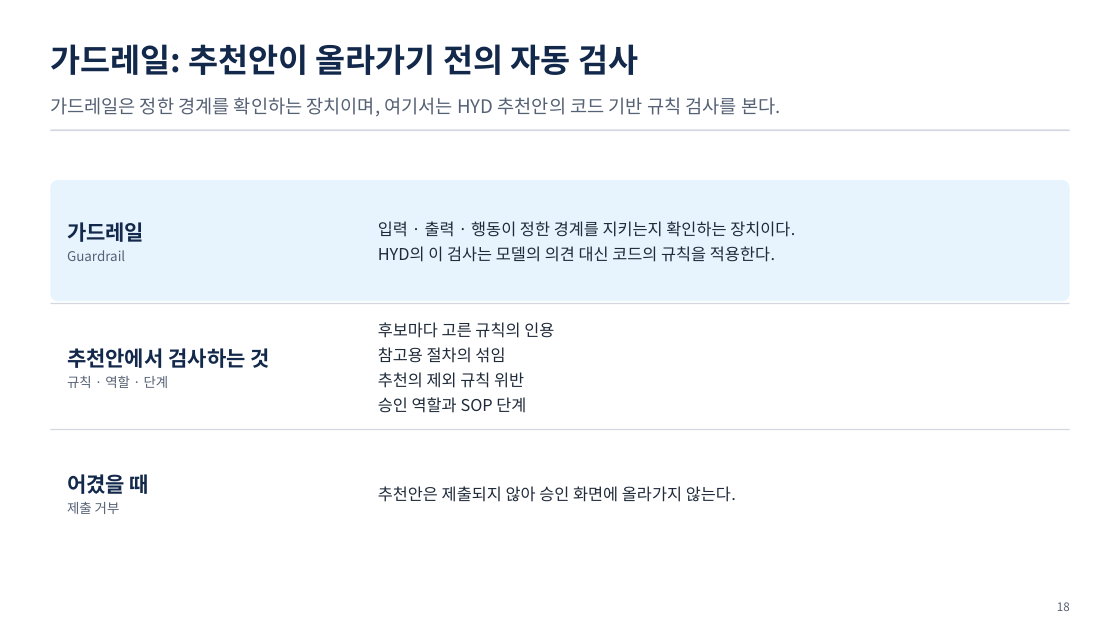
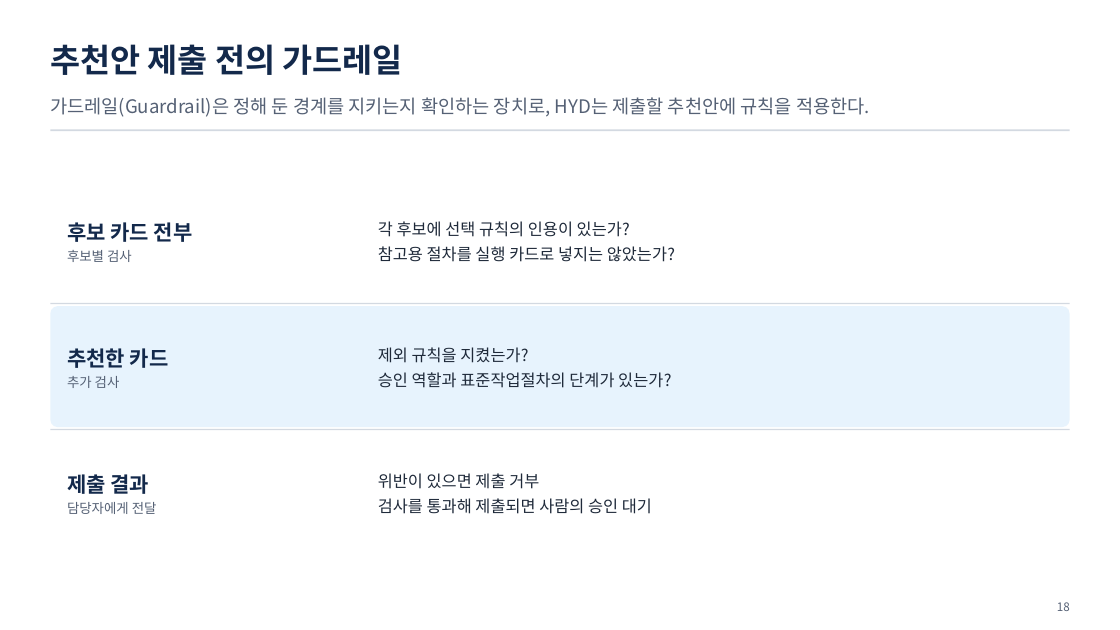
Before and after one commit to uengine-oss/hyd-iot-edu, a slide deck: slide 18 of workspace/강의제작/산출물/통합반/이론/07회차/통합반_07일차.pptx. Drawn at 1120x630 pixels with LibreOffice and Linux fonts; fonts in the diff are those of the drawing. Boxes give left, top, right and bottom in pixels: in the first picture for what was removed or moved away, otherwise in the second. Text is boxed around its words. In the diff, an @@ line names an element or a change of style, - is before the commit and + after.

Commit message:
통합반 7회차 14~19장의 권한·결정 기록·조건 재검사와 71행 본문 953초를 검증

```diff
--- a/workspace/강의제작/산출물/통합반/이론/07회차/통합반_07일차.pptx
+++ b/workspace/강의제작/산출물/통합반/이론/07회차/통합반_07일차.pptx
@@ text at [50,44,403,75]: text changed @@
-가드레일: 추천안이 올라가기 전의 자동 검사
+추천안 제출 전의 가드레일
@@ text at [50,97,870,117]: text changed @@
-가드레일은 정한 경계를 확인하는 장치이며, 여기서는 HYD 추천안의 코드 기반 규칙 검사를 본다.
+가드레일(Guardrail)은 정해 둔 경계를 지키는지 확인하는 장치로, HYD는 제출할 추천안에 규칙을 적용한다.
@@ text at [67,222,193,262]: text changed; size 11.5 to 18 pt; text colour #556175 to #13294B; bold on @@
-가드레일
-Guardrail
+후보 카드 전부
+후보별 검사
@@ text at [378,221,675,262]: text changed @@
-입력 · 출력 · 행동이 정한 경계를 지키는지 확인하는 장치이다.
-HYD의 이 검사는 모델의 의견 대신 코드의 규칙을 적용한다.
+각 후보에 선택 규칙의 인용이 있는가?
+참고용 절차를 실행 카드로 넣지는 않았는가?
@@ rounded rectangle: place and size @@
-rounded rectangle at [50,181,1070,302]
+rounded rectangle at [50,307,1070,428]
@@ text at [67,348,169,388]: text changed @@
-추천안에서 검사하는 것
-규칙 · 역할 · 단계
+추천한 카드
+추가 검사
@@ text at [378,347,671,388]: text changed @@
-후보마다 고른 규칙의 인용
-참고용 절차의 섞임
-추천의 제외 규칙 위반
-승인 역할과 SOP 단계
+제외 규칙을 지켰는가?
+승인 역할과 표준작업절차의 단계가 있는가?
@@ text at [67,474,157,514]: text changed; size 18 to 11.5 pt; text colour #13294B to #556175; bold off @@
-어겼을 때
-제출 거부
+제출 결과
+담당자에게 전달
@@ text at [378,473,652,514]: text changed @@
-추천안은 제출되지 않아 승인 화면에 올라가지 않는다.
+위반이 있으면 제출 거부
+검사를 통과해 제출되면 사람의 승인 대기
```
Also in this commit, not shown: 4 other slides changed, 1 slide added, 1 slide removed, 24 other files.
